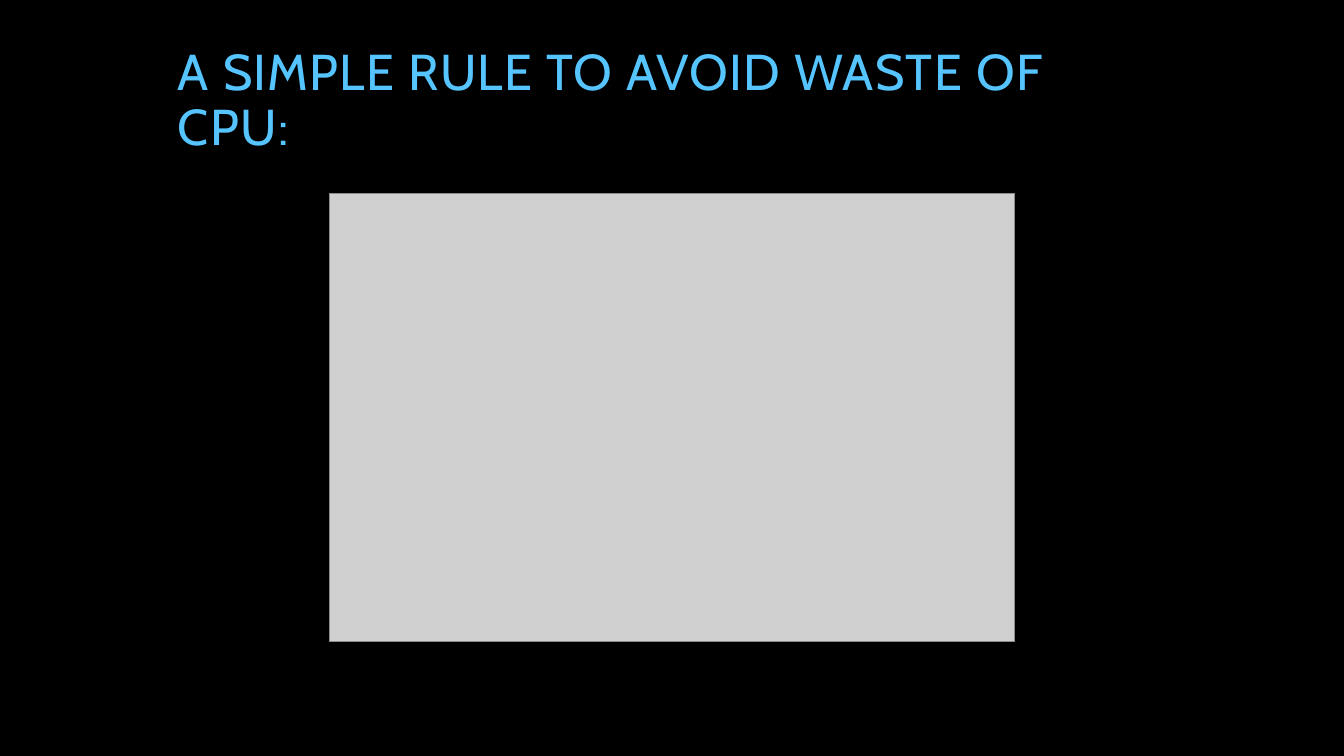
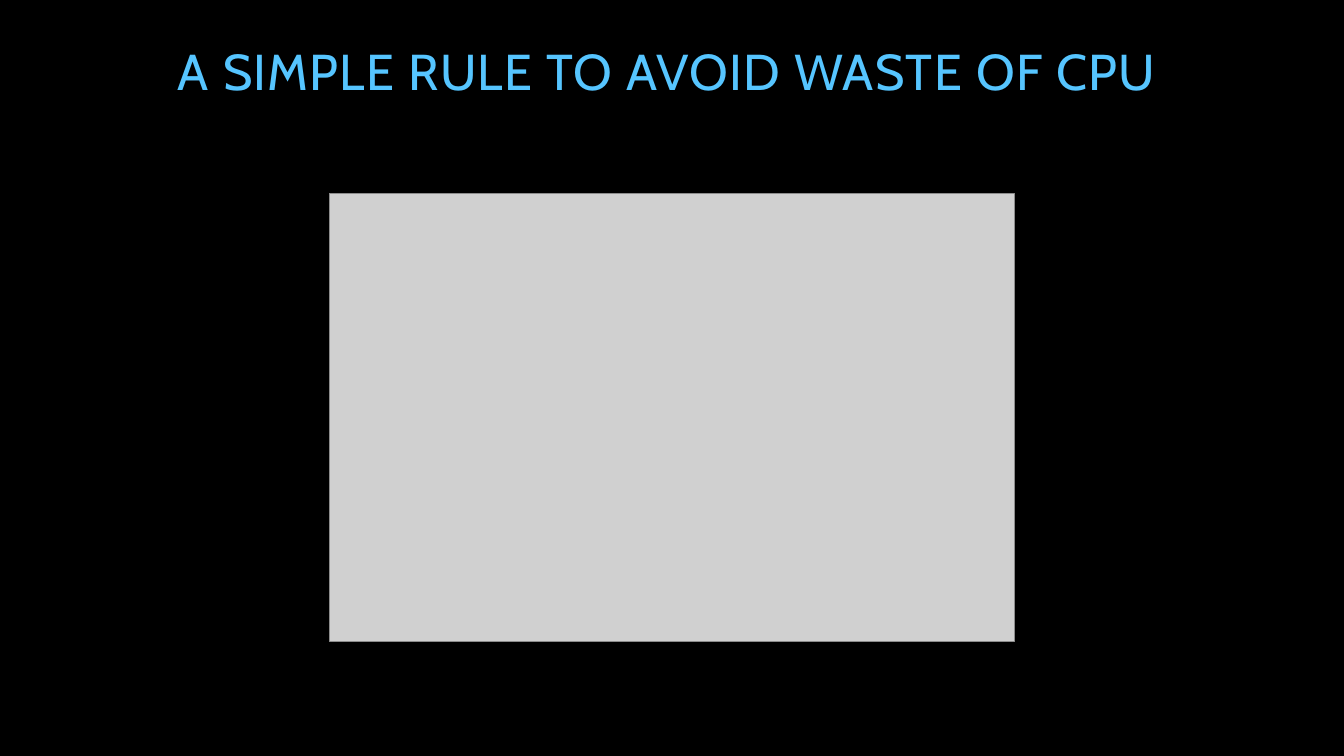
Before and after one commit to tpierrain/talk-AsyncAwait, a slide deck: slide 30 of AsyncAwait...ohWait.pptx (slide 23 before the commit). Drawn at 1344x756 pixels with LibreOffice and Linux fonts; fonts in the diff are those of the drawing; grey boxes stand for pictures; background and template pictures are left out. Boxes give left, top, right and bottom in pixels: in the first picture for what was removed or moved away, otherwise in the second. Text is boxed around its words. In the diff, an @@ line names an element or a change of style, - is before the commit and + after.

```diff
--- a/AsyncAwait...ohWait.pptx
+++ b/AsyncAwait...ohWait.pptx
@@ title at (x1=178, y1=54, x2=1155, y2=91): text changed @@
-A SIMPLE RULE TO AVOID WASTE OF CPU:
+A SIMPLE RULE TO AVOID WASTE OF CPU
```
Also in this commit, not shown: 18 other slides changed, 7 slides added.
